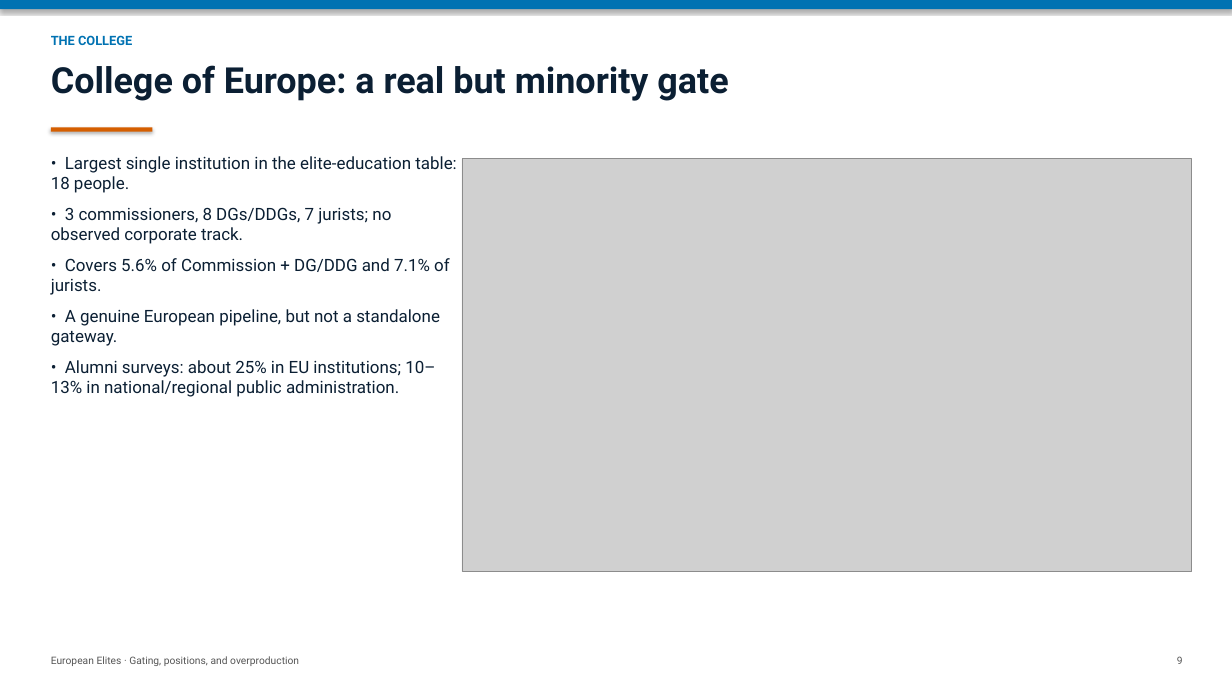
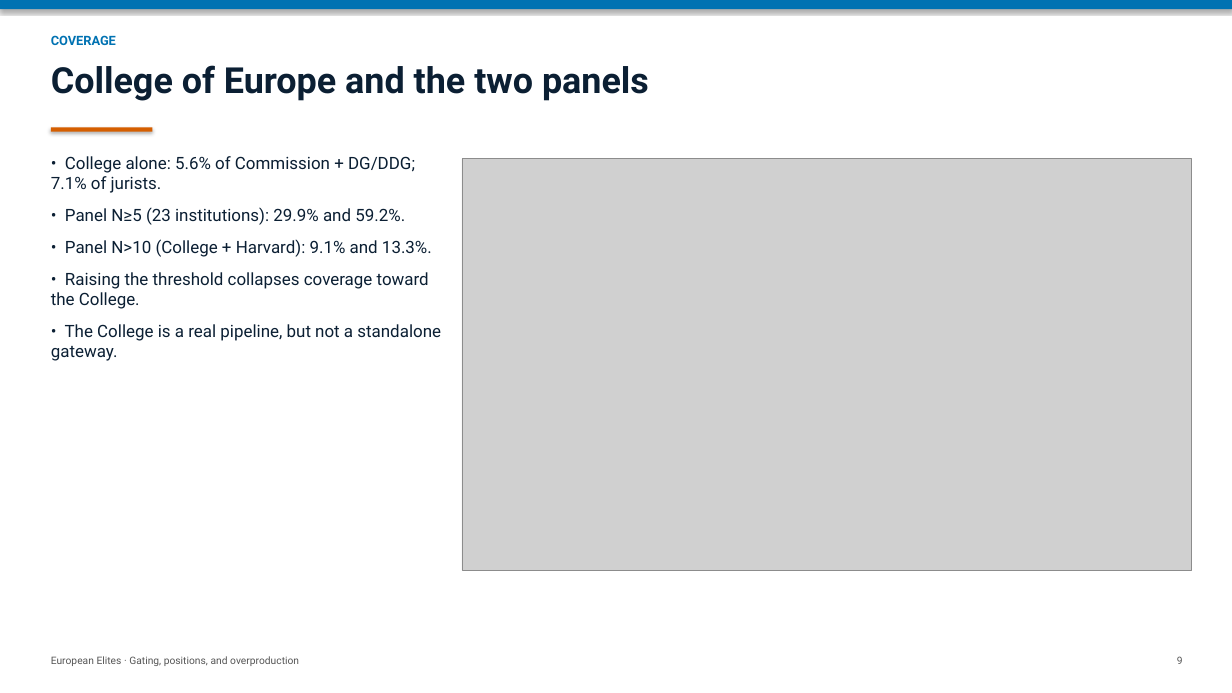
Before and after one commit to GavinMendelGleason/euro-sdt, a slide deck: slide 9 of assets/papers/methodology/european-elites-slides.pptx. Drawn at 1232x693 pixels with LibreOffice and Linux fonts; fonts in the diff are those of the drawing; grey boxes stand for pictures. Boxes give left, top, right and bottom in pixels: in the first picture for what was removed or moved away, otherwise in the second. Text is boxed around its words. In the diff, an @@ line names an element or a change of style, - is before the commit and + after.

Commit message:
Show both panel thresholds with College in slides

```diff
--- a/assets/papers/methodology/european-elites-slides.pptx
+++ b/assets/papers/methodology/european-elites-slides.pptx
@@ text at bbox=[51, 35, 116, 45]: text changed @@
-THE COLLEGE
+COVERAGE
@@ text at bbox=[51, 65, 649, 101]: text changed @@
-College of Europe: a real but minority gate
+College of Europe and the two panels
@@ text at bbox=[51, 156, 441, 361]: text changed @@
-• Largest single institution in the elite-education table: 18 people.
-• 3 commissioners, 8 DGs/DDGs, 7 jurists; no observed corporate track.
-• Covers 5.6% of Commission + DG/DDG and 7.1% of jurists.
-• A genuine European pipeline, but not a standalone gateway.
-• Alumni surveys: about 25% in EU institutions; 10–13% in national/regional public administration.
+• College alone: 5.6% of Commission + DG/DDG; 7.1% of jurists.
+• Panel N≥5 (23 institutions): 29.9% and 59.2%.
+• Panel N>10 (College + Harvard): 9.1% and 13.3%.
+• Raising the threshold collapses coverage toward the College.
+• The College is a real pipeline, but not a standalone gateway.
```
Also in this commit, not shown: 3 other files.
